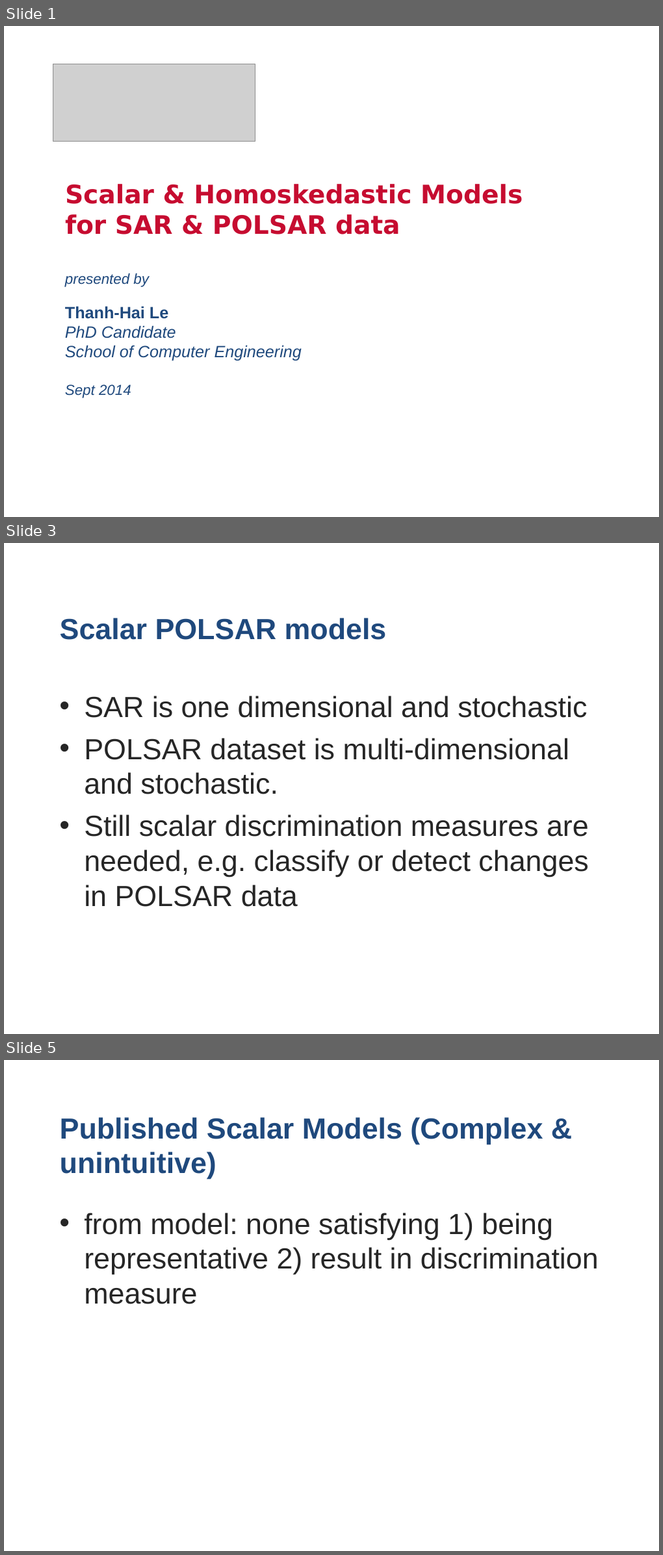
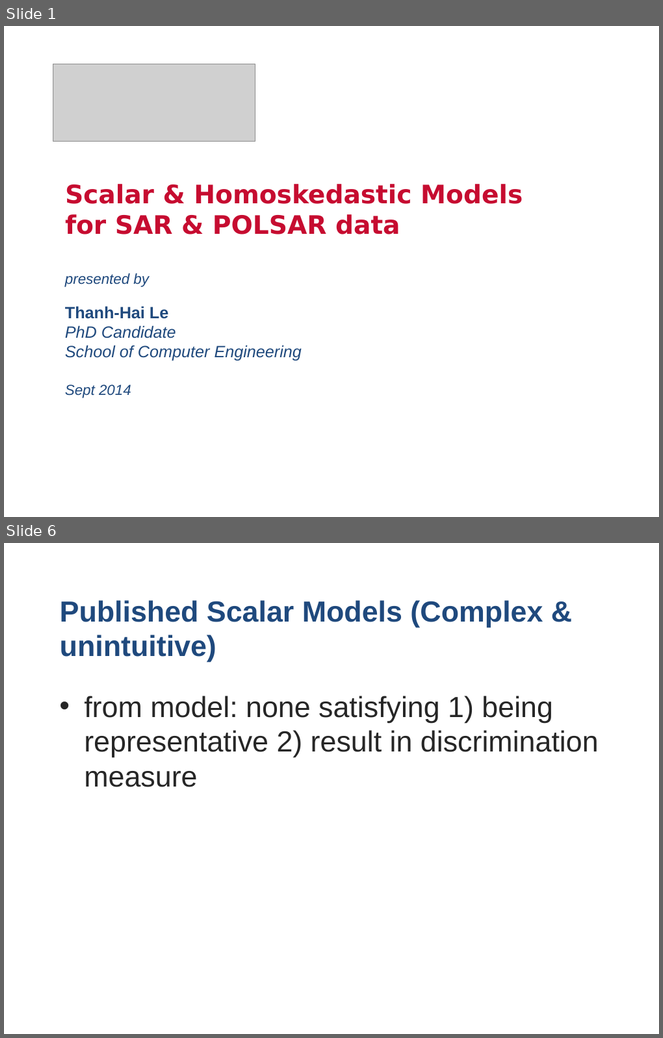
Before and after one commit to stivo-suong/thesis-latex-dev, a slide deck: oral_defense/Scalar & Homoskedastic Models for SAR & POLSAR.pptx.ppt. Shown one above the other, each under a label of ours: slides 1, 3 and 5 before the commit, slides 1 and 6 after it; the slides between them are not shown. The pictures are 663x1555 and 663x1038 pixels, drawn with LibreOffice and Linux fonts; fonts in the diff are those of the drawing; grey boxes stand for pictures; background and template pictures are left out. Boxes give left, top, right and bottom in pixels: in the first picture for what was removed or moved away, otherwise in the second. Text is boxed around its words. In the diff, an @@ line names an element or a change of style, - is before the commit and + after.

```diff
--- a/oral_defense/Scalar & Homoskedastic Models for SAR & POLSAR.pptx.ppt
+++ b/oral_defense/Scalar & Homoskedastic Models for SAR & POLSAR.pptx.ppt
@@ slide 3 removed at [4,543,659,1034], background #FFFFFF @@
@@ title removed at [60,618,387,640] @@
-Scalar POLSAR models
@@ text removed at [84,696,589,907] @@
-• SAR is one dimensional and stochastic
-• POLSAR dataset is multi-dimensional and stochastic.
-• Still scalar discrimination measures are needed, e.g. classify or detect changes in POLSAR data
@@ what was slide 5 is now slide 6 @@
```
Also in this commit, not shown: 1 slide changed, 3 slides added, 1 other slide removed, 1 other file.
